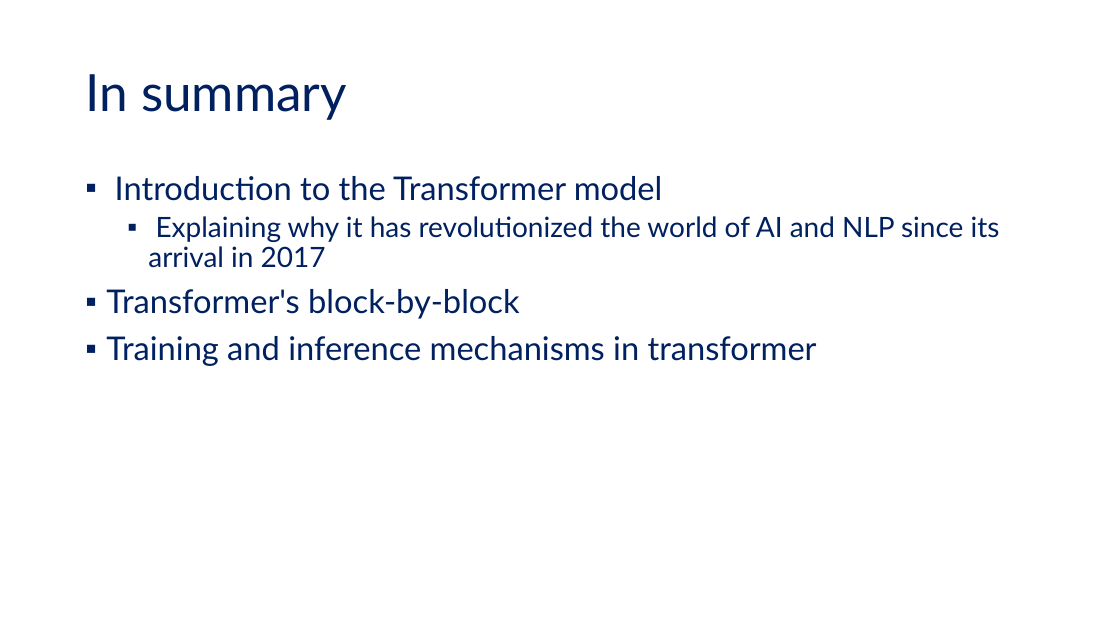
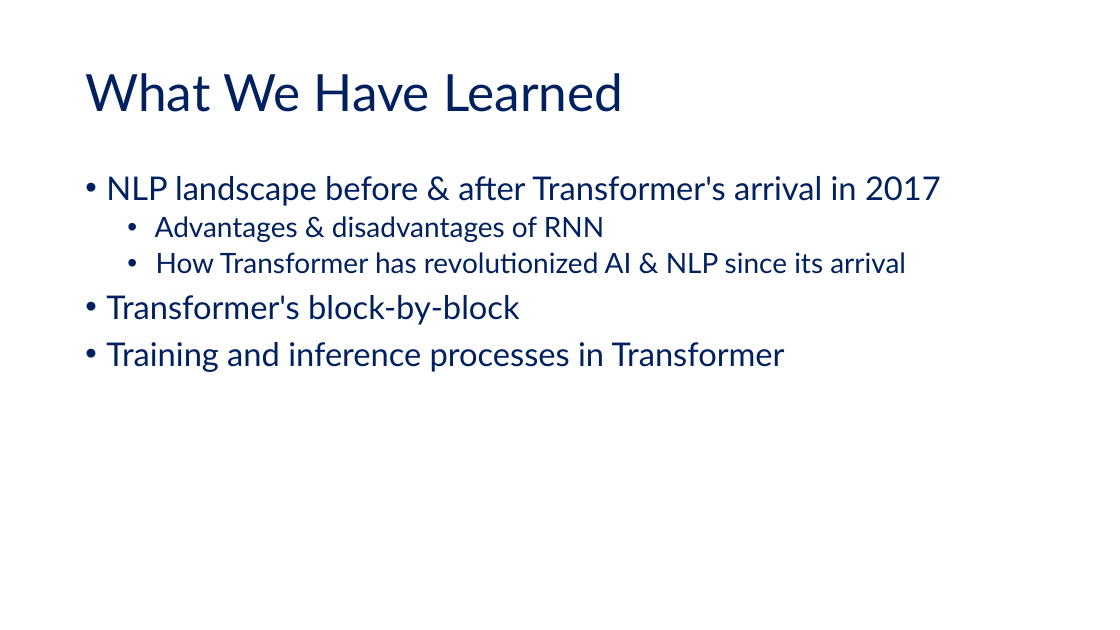
Before and after one commit to tanquangduong/transformer-pt, a slide deck: slide 102 of presentation/Transformer_Udemy/Udemy_P2_Introduction to Transformer.pptx (slide 84 before the commit). Drawn at 1120x630 pixels with LibreOffice and Linux fonts; fonts in the diff are those of the drawing. Boxes give left, top, right and bottom in pixels: in the first picture for what was removed or moved away, otherwise in the second. Text is boxed around its words. In the diff, an @@ line names an element or a change of style, - is before the commit and + after.

```diff
--- a/presentation/Transformer_Udemy/Udemy_P2_Introduction to Transformer.pptx
+++ b/presentation/Transformer_Udemy/Udemy_P2_Introduction to Transformer.pptx
@@ title at <box>85,73,623,112</box>: text changed @@
-In summary
+What We Have Learned
@@ text at <box>106,176,941,274</box>: text changed @@
-▪ Introduction to the Transformer model
-  ▪ Explaining why it has revolutionized the world of AI and NLP since its arrival in 2017
+• NLP landscape before & after Transformer's arrival in 2017
+  • Advantages & disadvantages of RNN
+  • How Transformer has revolutionized AI & NLP since its arrival
@@ text at <box>106,295,519,325</box>: bullet ▪ to • @@
@@ text at <box>106,342,785,372</box>: text changed @@
-▪ Training and inference mechanisms in transformer
+• Training and inference processes in Transformer
```
Also in this commit, not shown: 75 other slides changed, 25 slides added, 8 slides removed, 20 other files.
